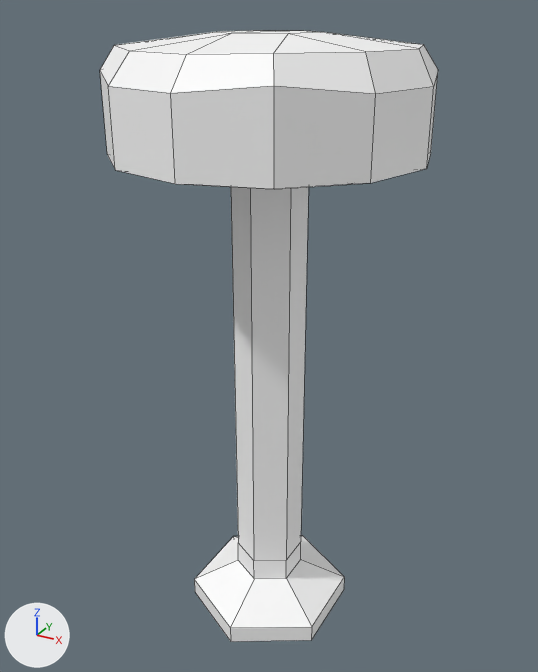
Before and after pictures for a commit that changed the FBX model Assets/Art/Models/Environment/SM_Prop_Bar_Stool_01.fbx.
One viewpoint serves both versions: a 50 mm camera at (0.402, -0.733, 0.766) aimed at (-0.006, 0.009, 0.395). The lights are fixed; the arrows at lower left show +X, +Y and +Z. Mesh edges are drawn as thin lines. Where no turn or scale is listed for an object, it has been applied to the vertices.

Before the edit, the objects in view are built like this:
```python
me_mesh = bpy.data.meshes.new('Mesh')
me_mesh.from_pydata(...)  # 85 vertices, 86 faces; spans x -0.179..0.179, y -0.179..0.179, z 0.0..0.744
me_mesh.materials.append(mat_shop_mat)  # its picture is missing
# before: 42 (0.038, 0.022, 0.614), 43 (0.0, 0.044, 0.614), 44 (-0.038, 0.022, 0.614), 45 (-0.038, -0.022, 0.614), 46 (0.0, -0.044, 0.614)
# before: 47 (0.038, -0.022, 0.614)
ob_sm_prop_bar_stool_01 = bpy.data.objects.new('SM_Prop_Bar_Stool_01', me_mesh)
ob_sm_prop_bar_stool_01.location = (0.0, 0.0, 0.0)
```
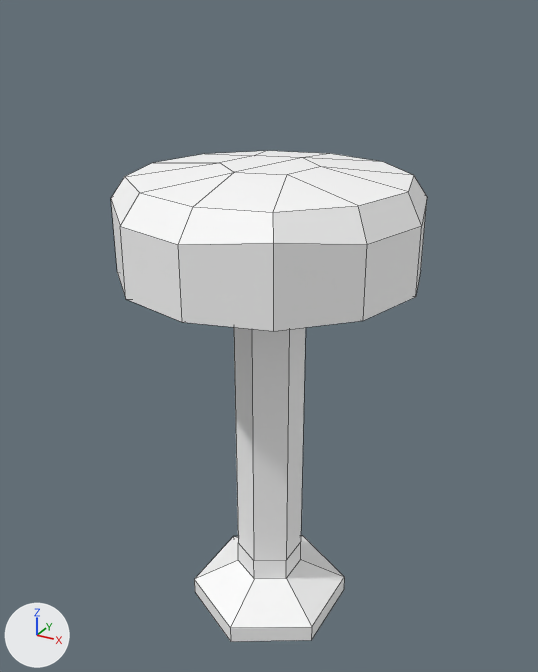
Pixel boxes (x1, y1, x2, y2) of what changed, in the pictures (538 x 672 px; the box of a moved part takes in the faces that stretch with it):
'SM_Prop_Bar_Stool_01', reshaped (6% narrower, 20% shorter)
    before: (100, 30, 438, 642)
    after: (111, 151, 427, 642)
part 1 of me_mesh, moved or reshaped
    before: (100, 30, 438, 189)
    after: (111, 151, 427, 331)
part 2 of me_mesh, moved or reshaped
    before: (231, 187, 309, 561)
    after: (234, 327, 306, 561)

Patch to the scene script:
```diff
--- a/Assets/Art/Models/Environment/SM_Prop_Bar_Stool_01.fbx.py
+++ b/Assets/Art/Models/Environment/SM_Prop_Bar_Stool_01.fbx.py
@@ me_mesh @@
 me_mesh.from_pydata(...)  # 85 vertices, 86 faces; spans x -0.179..0.179, y -0.179..0.179, z 0.0..0.744
 # used by ob_sm_prop_bar_stool_01; location = (0.0, 0.0, 0.0)
+# me_mesh part 1: the loose piece of 55 vertices spanning x -0.179..0.179, y -0.179..0.179, z 0.614..0.744 is moved by (0.0, 0.0, -0.137)
+# me_mesh part 2
+for i in [*range(42, 48)]: me_mesh.vertices[i].co += Vector((0.0, 0.0, -0.137))
 me_mesh.materials.append(mat_shop_mat)
```
